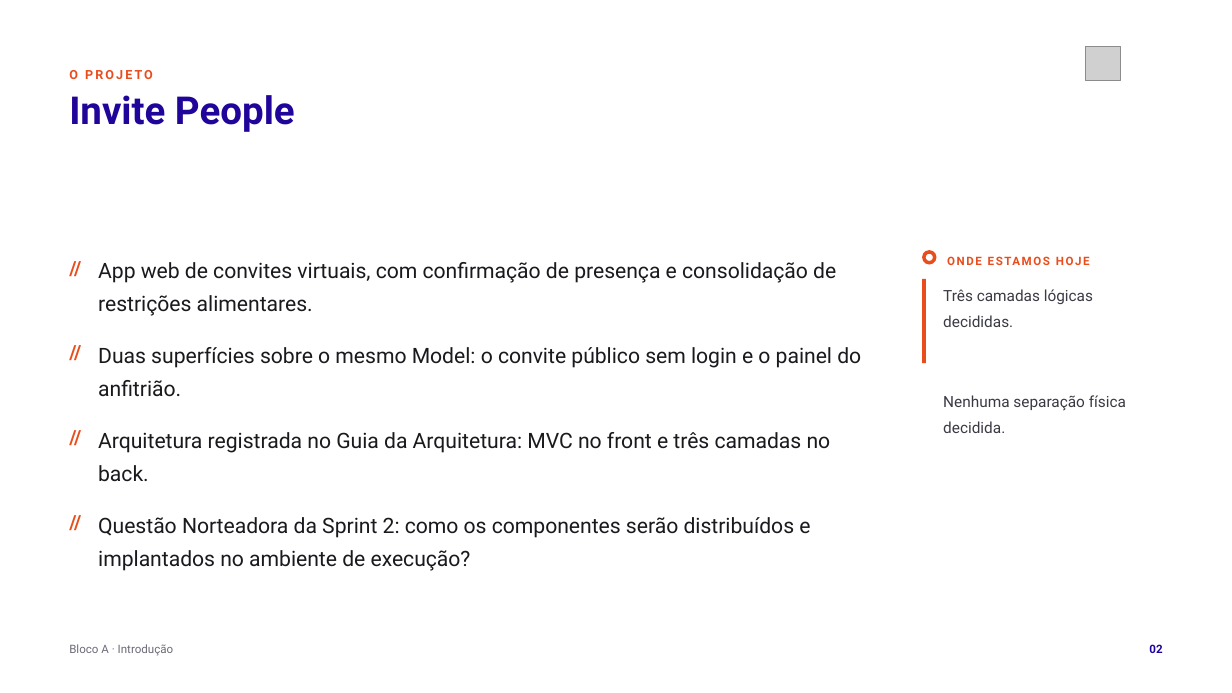
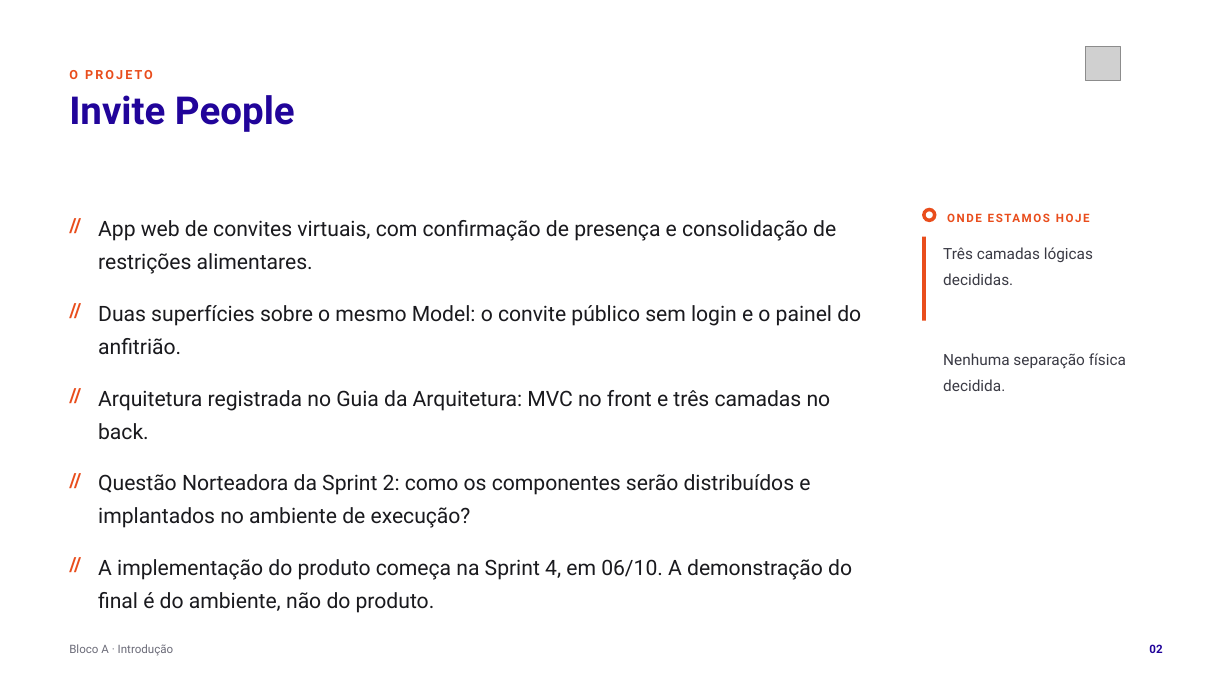
Before and after one commit to tcpassos/invite-app, a slide deck: slide 2 of trabalhos/T1-Docker-Invite-People.pptx. Drawn at 1232x693 pixels with LibreOffice and Linux fonts; fonts in the diff are those of the drawing; grey boxes stand for pictures. Boxes give left, top, right and bottom in pixels: in the first picture for what was removed or moved away, otherwise in the second. Text is boxed around its words. In the diff, an @@ line names an element or a change of style, - is before the commit and + after.

```diff
--- a/trabalhos/T1-Docker-Invite-People.pptx
+++ b/trabalhos/T1-Docker-Invite-People.pptx
@@ 6 texts, 1 donut, 1 rectangle: place and size @@
-6 texts, 1 donut, 1 rectangle at box(69, 250, 1163, 433)
+6 texts, 1 donut, 1 rectangle at box(69, 208, 1163, 391)
@@ 4 texts: place and size @@
-4 texts at box(69, 421, 831, 571)
+4 texts at box(69, 378, 831, 528)
@@ text added at box(69, 548, 94, 579), 15.2 pt, text #E94D1C, bold @@
+//
@@ text added at box(98, 559, 852, 613), 16.5 pt, text #1A1A1E @@
+A implementação do produto começa na Sprint 4, em 06/10. A demonstração do final é do ambiente, não do produto.
```
Also in this commit, not shown: 29 other slides changed, 1 slide removed, 35 other files.
